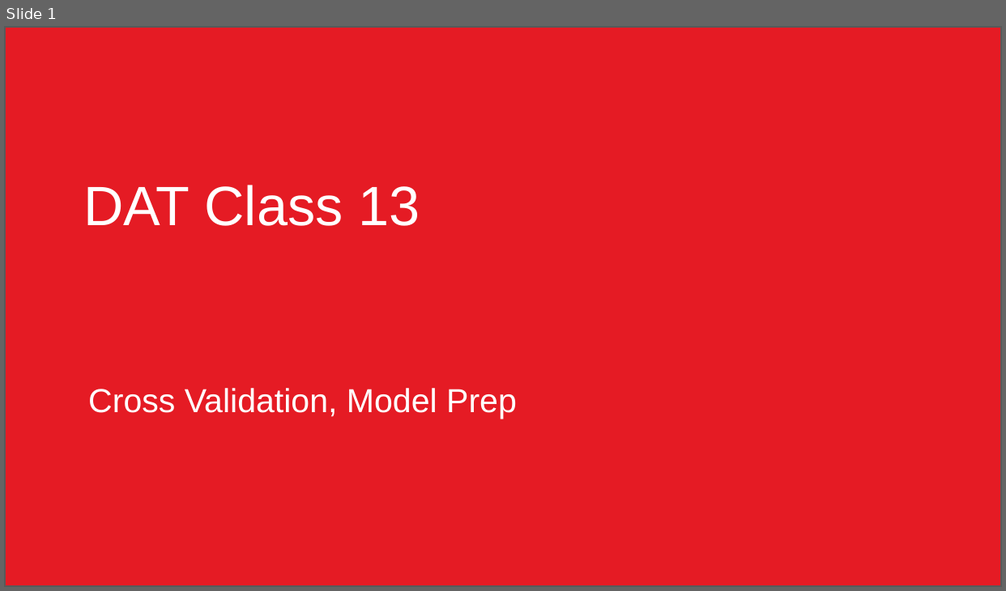
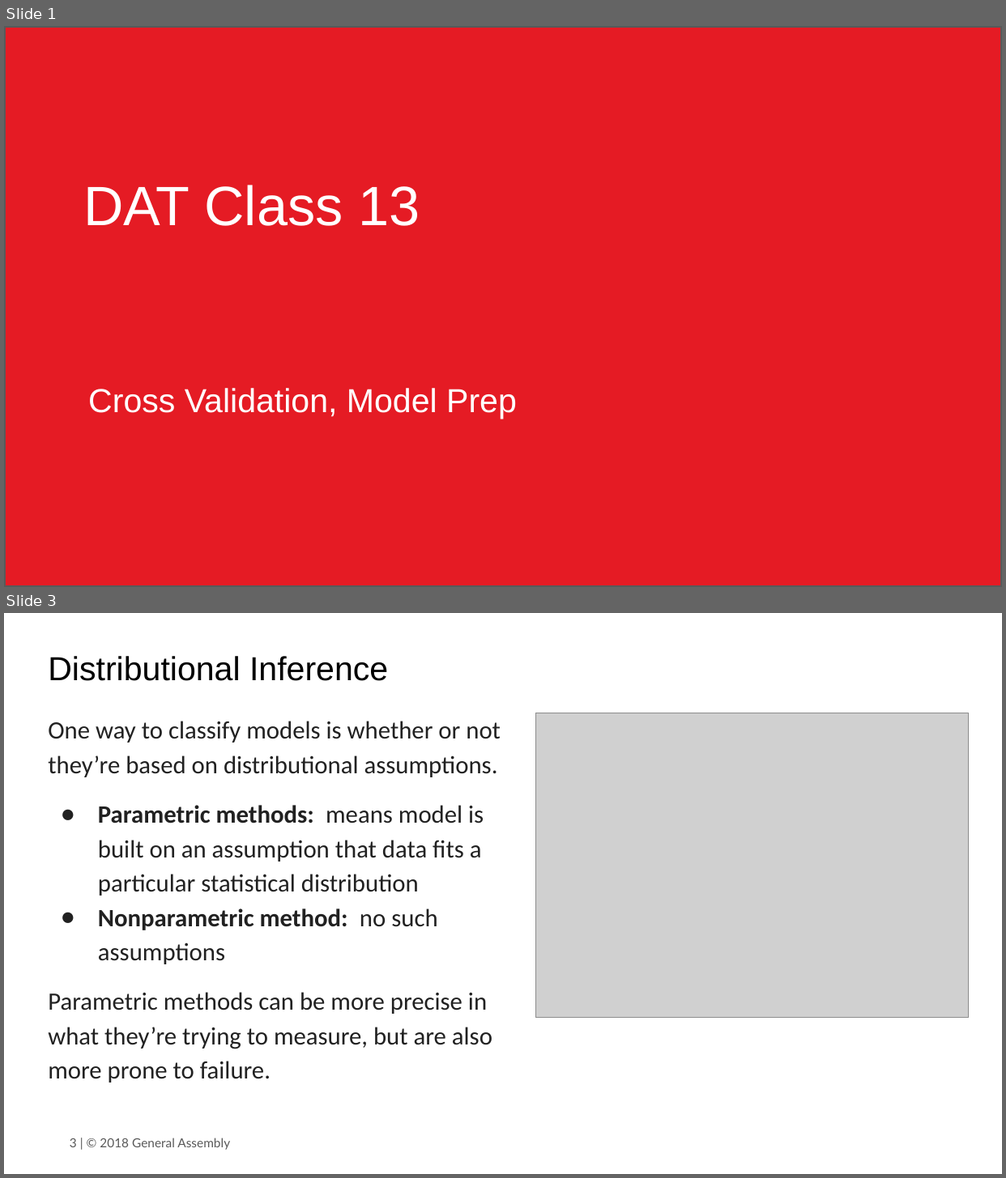
Before and after one commit to JonathanBechtel/DAT-10-14, a slide deck: class material/Unit3/Class13/DAT Class 13.pptx. Shown one above the other, each under a label of ours: slide 1 before the commit, slides 1 and 3 after it; the slides between them are not shown. The pictures are 1006x591 and 1006x1178 pixels, drawn with LibreOffice and Linux fonts; fonts in the diff are those of the drawing; grey boxes stand for pictures; background and template pictures are left out. Boxes give left, top, right and bottom in pixels: in the first picture for what was removed or moved away, otherwise in the second. Text is boxed around its words. In the diff, an @@ line names an element or a change of style, - is before the commit and + after.

```diff
--- a/class material/Unit3/Class13/DAT Class 13.pptx
+++ b/class material/Unit3/Class13/DAT Class 13.pptx
@@ slide 3 added at (4,613,1002,1174), background #FFFFFF @@
@@ title added at (48,656,388,681), 24 pt, text #000000 @@
+Distributional Inference
@@ text added at (48,721,501,1083), 18 pt, text #212121 @@
+One way to classify models is whether or not they’re based on distributional assumptions.
+● Parametric methods: means model is built on an assumption that data fits a particular statistical distribution
+● Nonparametric method: no such assumptions
+Parametric methods can be more precise in what they’re trying to measure, but are also more prone to failure.
@@ picture added at (536,713,969,1017) @@
@@ text added at (70,1138,230,1150), 9 pt, text #595959 @@
+3 | © 2018 General Assembly
```
Also in this commit, not shown: 1 slide changed, 15 other slides added, 2 slides removed, 13 other files.
